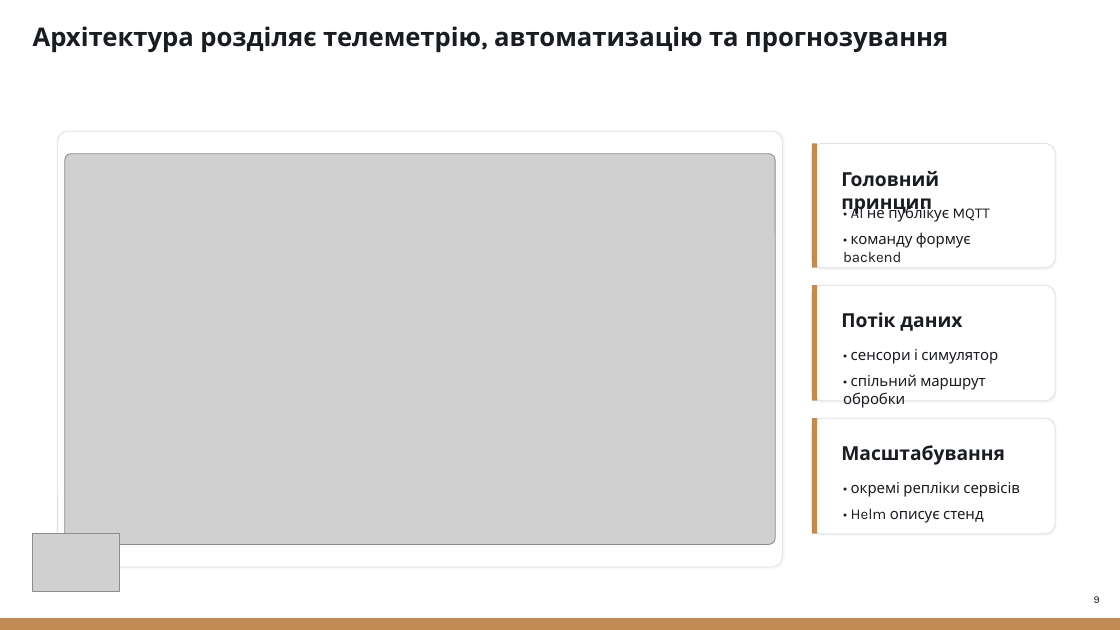
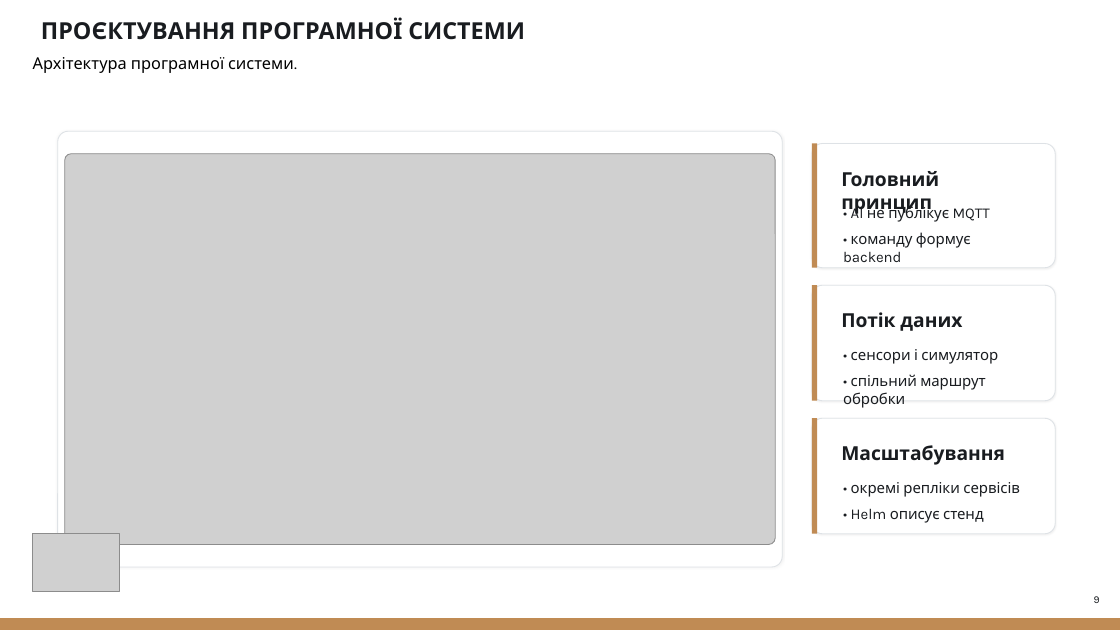
Before and after one commit to NureKhyzhniakDmytro/2026_B_PI_PZPI-22-10_Khyzhniak_D_S, a slide deck: slide 9 of 2026_Б_ПІ_ПЗПІ-22-10_Хижняк_Д_С.pptx. Drawn at 1120x630 pixels with LibreOffice and Linux fonts; fonts in the diff are those of the drawing; grey boxes stand for pictures. Boxes give left, top, right and bottom in pixels: in the first picture for what was removed or moved away, otherwise in the second. Text is boxed around its words. In the diff, an @@ line names an element or a change of style, - is before the commit and + after.

```diff
--- a/2026_Б_ПІ_ПЗПІ-22-10_Хижняк_Д_С.pptx
+++ b/2026_Б_ПІ_ПЗПІ-22-10_Хижняк_Д_С.pptx
@@ text removed at [33,26,948,52] @@
-Архітектура розділяє телеметрію, автоматизацію та прогнозування
@@ text added at [41,18,525,40], 20 pt, text #191C20, bold @@
+ПРОЄКТУВАННЯ ПРОГРАМНОЇ СИСТЕМИ
@@ text added at [33,57,294,73], 14 pt, text #000000 @@
+Архітектура програмної системи.
```
Also in this commit, not shown: 11 other slides changed, 7 slides added, 2 slides removed.
